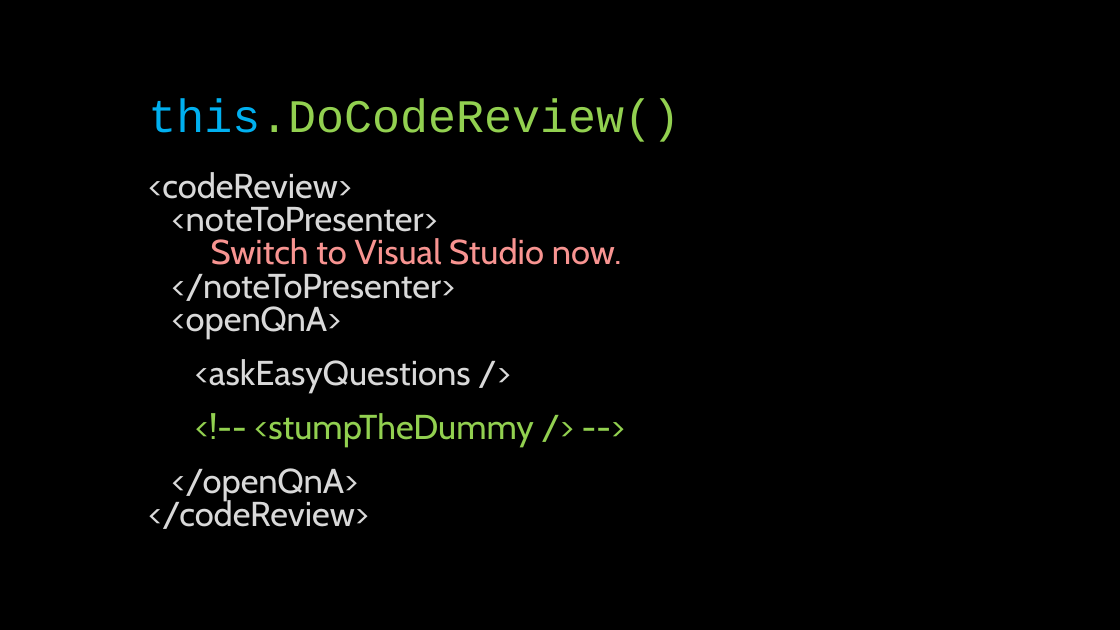
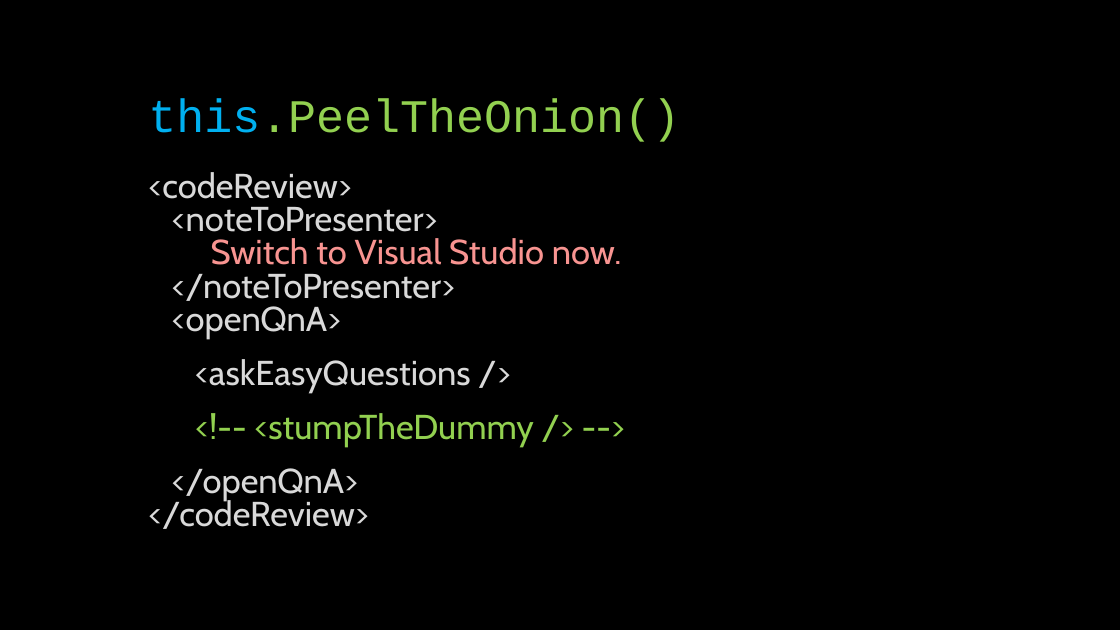
Before and after one commit to glennneiger/duovia-distributed, a slide deck: slide 13 of docs/distributed_demo.pptx. Drawn at 1120x630 pixels with LibreOffice and Linux fonts; fonts in the diff are those of the drawing. Boxes give left, top, right and bottom in pixels: in the first picture for what was removed or moved away, otherwise in the second. Text is boxed around its words. In the diff, an @@ line names an element or a change of style, - is before the commit and + after.

```diff
--- a/docs/distributed_demo.pptx
+++ b/docs/distributed_demo.pptx
@@ title at box(148, 99, 680, 142): text changed @@
-this.DoCodeReview()
+this.PeelTheOnion()
```
Also in this commit, not shown: 3 other slides changed, 9 slides added, 9 slides removed, 4 other files.
